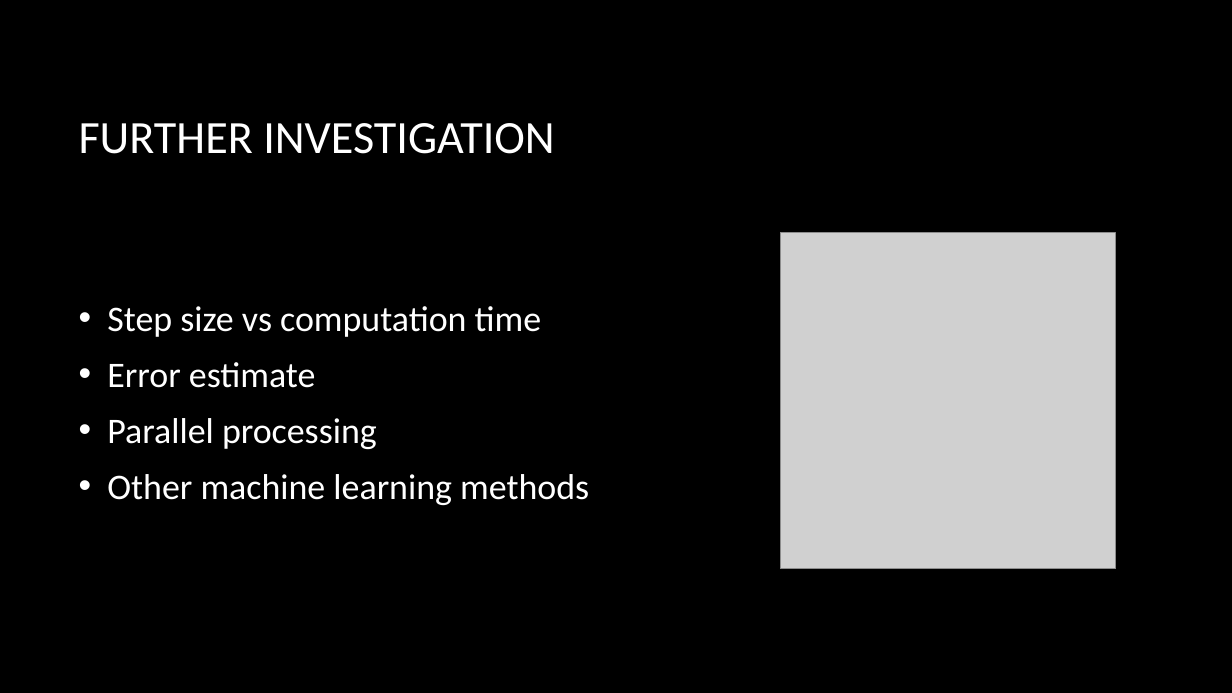
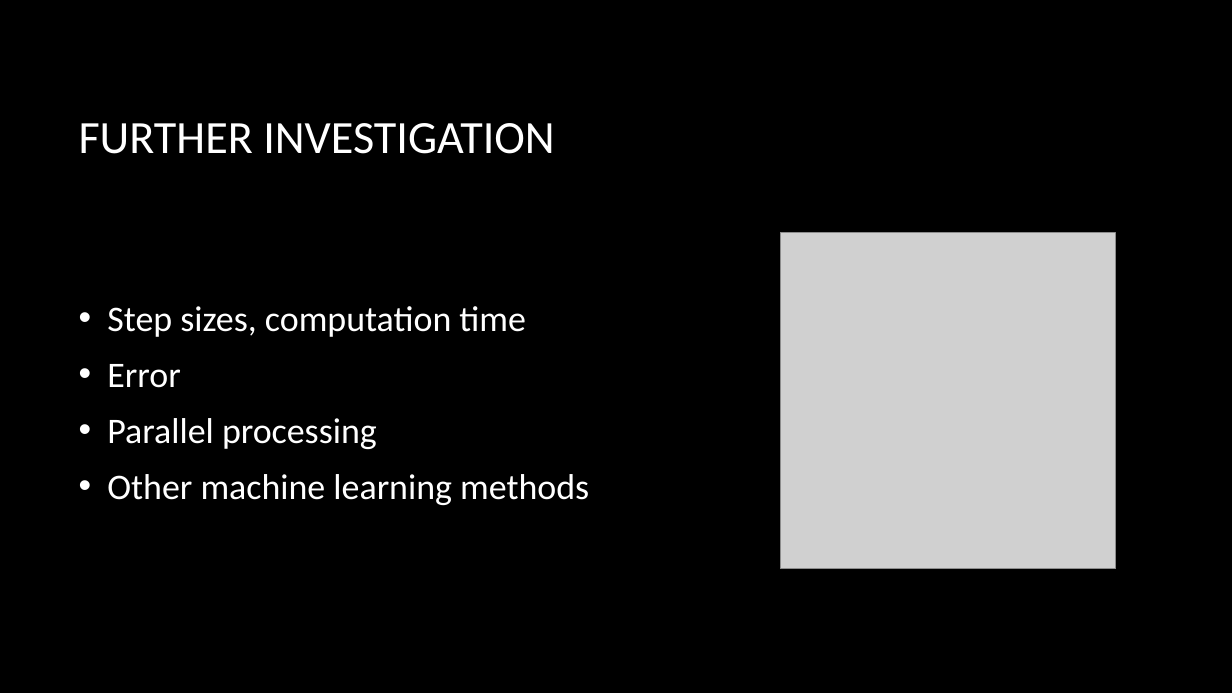
Before and after one commit to Smiley248/nasaspring, a slide deck: slide 19 of Presentations/NASA/NASA presentation.pptx. Drawn at 1232x693 pixels with LibreOffice and Linux fonts; fonts in the diff are those of the drawing; grey boxes stand for pictures; background and template pictures are left out. Boxes give left, top, right and bottom in pixels: in the first picture for what was removed or moved away, otherwise in the second. Text is boxed around its words. In the diff, an @@ line names an element or a change of style, - is before the commit and + after.

```diff
--- a/Presentations/NASA/NASA presentation.pptx
+++ b/Presentations/NASA/NASA presentation.pptx
@@ text at [107,306,526,388]: text changed @@
-• Step size vs computation time
-• Error estimate
+• Step sizes, computation time
+• Error
```
Also in this commit, not shown: 2 other slides changed.
